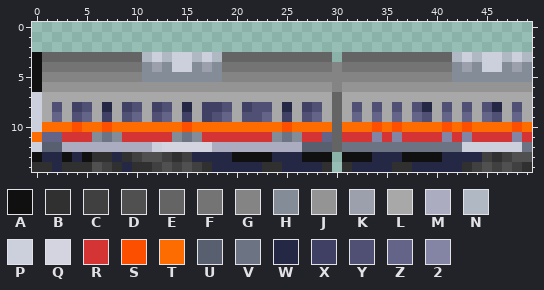
Two versions of one pixel-art sprite, docs/download_page/_static/BUSAN_METRO_1K_2ND.png. Above: the version before the commit.
The file is 50x15 pixels.
Palette (. is transparent): A #101010  B #303030  C #404040  D #505050  E #646464  F #747474  G #848484  H #848c98  J #949494  K #9ca0ac  L #a8a8a8  M #acacc0  N #b0b8c4  P #ccd0dc  Q #d4d4e0  R #d43434  S #fc5000  T #fc6c00  U #586070  V #6c7484  W #242844  X #404064  Y #505074  Z #646488  2 #8484a4
Pixels before, first column x 0:
 3 AEEEEEEEEEENPNPPNPNEEEEEEEEEEE.EEEEEEEEEEENPNPPNPN
 4 AFFFFFFFFFFHKHPPHKHFFFFFFFFFFFGFFFFFFFFFFFHKHPPHKH
 5 AGGGGGGGGGGHHHHHHHHGGGGGGGGGGGGGGGGGGGGGGGHHHHHHHH
 6 AJJJJJJJJJJJJJJJJJJJJJJJJJJJJJGJJJJJJJJJJJJJJJJJJJ
 7 PLLLLLLLLLLLLLLLLLLLLLLLLLLLLLELLLLLLLLLLLLLLLLLLL
 8 PLYLXYLWLXYLXYLWLXXYLXYYLWLXYLELYLYLYLYWLYLYLYWLYL
 9 PLZLYZLXLYZLYZLXLXYZLYYZLXLYZLELZLZLZLZYLZLZLZYLZL
10 PTTTSTTSTTTTTTTSTTTTTTTTTSTTTTETTTSTSTTTTSTSTTTTST
11 TZZRRRHVHRRRRRHVHRRRRRRRHVHRRZERRR2R2RRRR2R2RRRR2R
12 PUUMMMMMMMMMPQQQQQMMMMMMMMMUUUEVVVVVVVVVVVVPPPPPPV
13 AWWAWABBWBCDDCBCWWWWAAAAWWWAAA.AAAWWWAAAAWWWWCBCDD
14 BBWBBBDCBWBBCDCDCBWWWWWBBWWWWB.BWWWWBBWWWWWBCDCDCB
The same view after the edit:
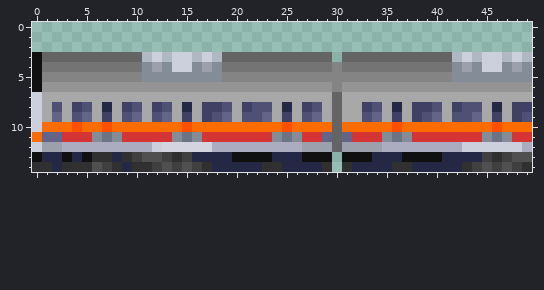
Commit message: Fix #200: Brighten the part of graphic of Busan Line 1 2nd gen.
Edits made:
The author changed colour R to colour H in row 11 at x 35, 37, 45 and 47.
The author changed colour U to colour K in row 12 at x 1 to 2 and 27 to 29.
The author changed colour V to colour K in row 12 at x 31 to 34.
The author changed colour Y to colour L in row 8 at x 32, 41 and 45.
The author changed colour Z to colour L in row 9 at x 32, 41 and 45.
The author changed colour V to colour M in row 12 at x 35 to 42 and 49.
The author changed colour 2 to colour R in row 11 at x 34, 41, 43 and 48.
The author changed colour T to colour S in row 10 at x 46.
The author changed colour S to colour T in row 10 at x 34, 41, 43 and 48.
The author changed colour 2 to colour V in row 11 at x 36.
The author changed colour R to colour V in row 11 at x 46.
The author changed colour Y to colour W in row 8 at x 36.
The author changed colour L to colour X in row 8 at x 33, 42 and 49.
The author changed colour W to colour X in row 8 at x 39.
The author changed colour Y to colour X in row 8 at x 38 and 48; in row 9 at x 46.
The author changed colour Z to colour X in row 9 at x 36, 38 and 48.
The author changed colour L to colour Y in row 8 at x 40 and 44; in row 9 at x 33, 42 and 49.
The author changed colour Z to colour Y in row 9 at x 43.
The author changed colour L to colour Z in row 9 at x 40 and 44.
The author changed colour R to colour Z in row 11 at x 31.
Pixel boxes of the changes (left, top, right, bottom) in both pictures:
changed: (302, 102, 532, 152)
changed: (42, 142, 62, 152)
